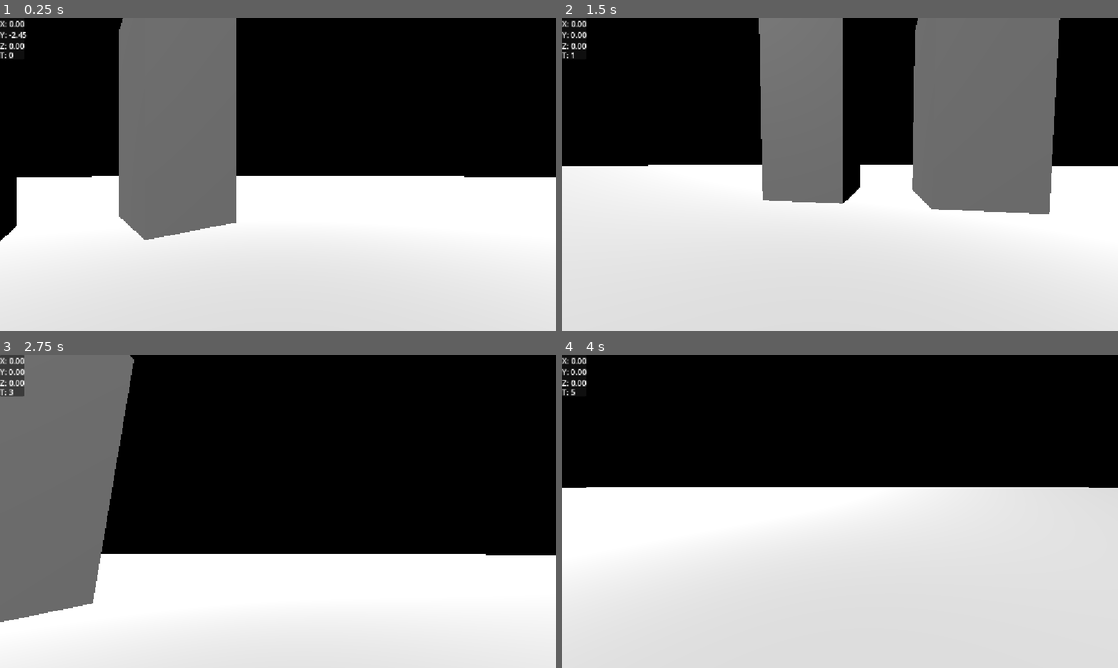
Above: before the commit, frames 1-4 (two rows, left to right).
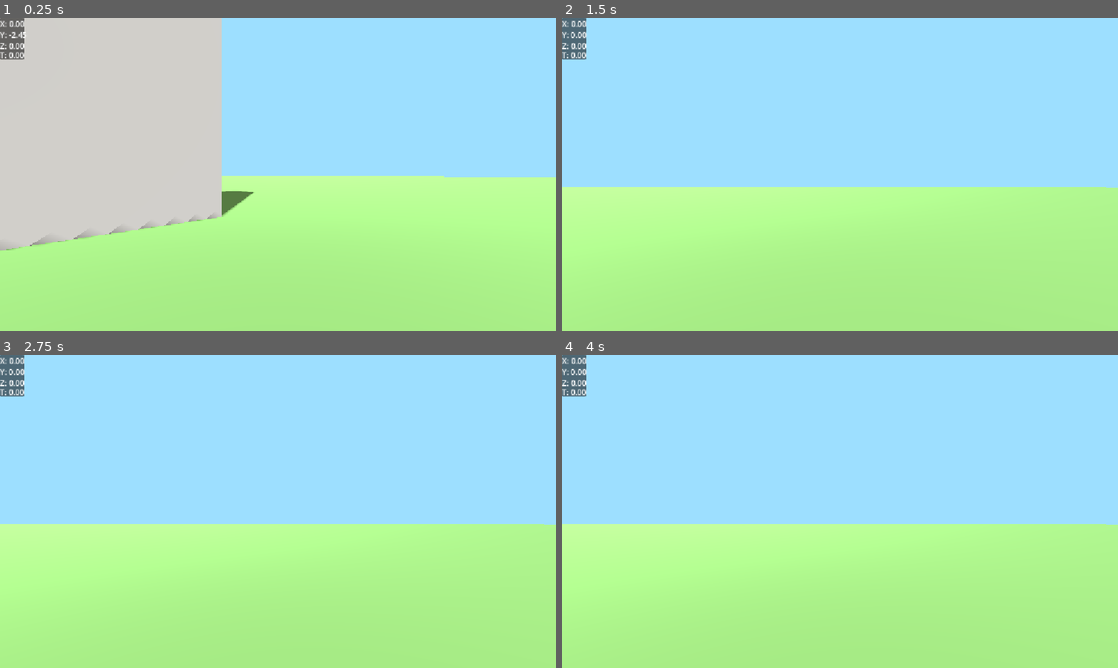
Above: after the commit, the same moments.

Repository: jordkiller1/Byte-You
Game: Godot game, scene res://Scenes/world.tscn
Same seed, same stepped clock (60 frames per second), same inputs: the game is played once before the commit and once after it.
Inputs (mouse positions are in pixels of both pictures, inside the frame that each line leads up to):
- Up to frame 1 (0.25 s): no input
- Up to frame 2 (1.5 s): move the mouse to (867, 174) at 0.52 s; hold Space (jump) 0.53-1.28 s; hold Up (ui_up) from 0.53 s (still down); move the mouse to (812, 174) at 1.27 s; tap Shift (dash) at 1.35 s
- Up to frame 3 (2.75 s): keep holding Up (ui_up); tap Space (jump) at 1.52, 1.55, 1.82 s; move the mouse to (289, 505) at 2.02 s; hold Space (jump) from 2.03 s (still down)
- Up to frame 4 (4 s): keep holding Up (ui_up); tap Enter at 2.75 s; move the mouse to (834, 517) at 2.77 s; release Space (jump) at 2.78 s; tap Shift (dash) at 2.85 s; tap Space (jump) at 3.02, 3.05, 3.32 s; move the mouse to (878, 514) at 3.52 s; hold Space (jump) from 3.53 s (still down)

The runs differ from the first frame. In frame 1, 100% of the frame differs, in the area x 0-100%, y 0-100%; in frame 2, 100%; in frame 3, 100%; in frame 4, 100%.

Commit message:
Several visual changes
sky is sky coloured
ambient light set to a nice white sun colour
pillars now have gray textures
floor is grassy green coloured now
everything has shadows now
reduced player vision to 1000meters
camera only moves when cursor is captured... down arrow to capture and up arrow to free it again
removed unused timer code

Diff:
--- a/BasicStuff/Scenes/menu.tscn
+++ b/BasicStuff/Scenes/_red_menu.tscn
@@ -1,8 +1,8 @@
 [gd_scene format=3 uid="uid://2jeulc8sb2c1"]
 
-[ext_resource type="Script" uid="uid://iouugna828br" path="res://Scenes/control_menu.gd" id="1_xhh6f"]
-[ext_resource type="Script" uid="uid://csm6bkq3gq80q" path="res://Scenes/Spawner.gd" id="2_cayip"]
-[ext_resource type="PackedScene" uid="uid://bv3fdpw1eu661" path="res://Scenes/player2d.tscn" id="3_cayip"]
+[ext_resource type="Script" uid="uid://iouugna828br" path="res://Scripts/_red_control_menu.gd" id="1_xhh6f"]
+[ext_resource type="Script" uid="uid://csm6bkq3gq80q" path="res://Scripts/_red_Spawner.gd" id="2_cayip"]
+[ext_resource type="PackedScene" uid="uid://bv3fdpw1eu661" path="res://Scenes/_red_player2d.tscn" id="3_cayip"]
 
 [node name="menu" type="Node2D" unique_id=573962582]
 
--- a/BasicStuff/Scenes/player2d.tscn
+++ b/BasicStuff/Scenes/_red_player2d.tscn
@@ -1,6 +1,6 @@
 [gd_scene format=3 uid="uid://bv3fdpw1eu661"]
 
-[ext_resource type="Script" uid="uid://bi14ahvsti6ge" path="res://Scripts/player2d.gd" id="1_7dgno"]
+[ext_resource type="Script" uid="uid://bi14ahvsti6ge" path="res://Scripts/_red_player2d.gd" id="1_7dgno"]
 
 [sub_resource type="RectangleShape2D" id="RectangleShape2D_ktb4s"]
 size = Vector2(105, 119)
--- a/BasicStuff/Scenes/player.tscn
+++ b/BasicStuff/Scenes/player.tscn
@@ -20,6 +20,8 @@
 [node name="Camera" type="Camera3D" parent="." unique_id=284625075]
 transform = Transform3D(1, 0, 0, 0, 1, 0, 0, 0, 1, 0, 2, 0)
 current = true
+fov = 70.0
+far = 1000.0
 
 [node name="Canvas" type="CanvasLayer" parent="." unique_id=1385323200]
 
@@ -62,3 +64,5 @@
 text = "t: 0.00"
 
 [node name="tmr" type="Timer" parent="." unique_id=48088236]
+
+[node name="Node2D" type="Node2D" parent="." unique_id=1104683114]
--- a/BasicStuff/Scenes/world.tscn
+++ b/BasicStuff/Scenes/world.tscn
@@ -1,18 +1,22 @@
 [gd_scene format=3 uid="uid://j4xq1qx7qupj"]
 
 [ext_resource type="PackedScene" uid="uid://bhvh7ywim0wri" path="res://Scenes/player.tscn" id="1_a02cp"]
+[ext_resource type="Script" uid="uid://bdeq3wey65y2t" path="res://Scripts/world.gd" id="1_go701"]
+[ext_resource type="Material" uid="uid://dlpk2hunqwkps" path="res://Textures/green.tres" id="2_8j60k"]
+[ext_resource type="Material" uid="uid://d1vyrr3jq6fmk" path="res://Textures/gray.tres" id="3_fo5ed"]
 
-[sub_resource type="StandardMaterial3D" id="StandardMaterial3D_ktb4s"]
+[sub_resource type="Environment" id="Environment_1jhxy"]
+background_mode = 1
+background_color = Color(0.6156863, 0.8745098, 1, 1)
+ambient_light_source = 2
+ambient_light_color = Color(0.99607843, 0.98039216, 0.94509804, 1)
 
 [sub_resource type="PlaneMesh" id="PlaneMesh_1jhxy"]
 
 [sub_resource type="ConcavePolygonShape3D" id="ConcavePolygonShape3D_y32ns"]
 data = PackedVector3Array(1, 0, 1, -1, 0, 1, 1, 0, -1, -1, 0, 1, -1, 0, -1, 1, 0, -1)
 
-[sub_resource type="Environment" id="Environment_1jhxy"]
-background_mode = 1
-
-[sub_resource type="BoxMesh" id="BoxMesh_1jhxy"]
+[sub_resource type="BoxMesh" id="BoxMesh_5a7ea"]
 size = Vector3(1, 2.8848267, 1)
 
 [sub_resource type="ConcavePolygonShape3D" id="ConcavePolygonShape3D_a02cp"]
@@ -24,13 +28,34 @@
 [sub_resource type="ConcavePolygonShape3D" id="ConcavePolygonShape3D_5a7ea"]
 data = PackedVector3Array(-0.5, 1.4424, 0.5, 0.5, 1.4424, 0.5, -0.5, -1.4424, 0.5, 0.5, 1.4424, 0.5, 0.5, -1.4424, 0.5, …(608 unchanged characters)…
 
+[sub_resource type="BoxMesh" id="BoxMesh_1jhxy"]
+size = Vector3(1, 2.8848267, 1)
+
+[sub_resource type="BoxMesh" id="BoxMesh_8j60k"]
+size = Vector3(1, 2.8848267, 1)
+
+[sub_resource type="QuadMesh" id="QuadMesh_1jhxy"]
+
 [node name="World" type="Node3D" unique_id=1111246161]
+script = ExtResource("1_go701")
 
 [node name="Environment" type="Node3D" parent="." unique_id=2029800470]
 
+[node name="DirectionalLight3D" type="DirectionalLight3D" parent="Environment" unique_id=1669670796]
+transform = Transform3D(0.7071068, 0.5, -0.5, 0, 0.7071068, 0.7071068, 0.7071068, -0.5, 0.5, 0, 4.2663474, -0.030128479)
+light_bake_mode = 1
+shadow_enabled = true
+shadow_blur = 1.1
+shadow_caster_mask = 4294966783
+directional_shadow_mode = 1
+directional_shadow_max_distance = 1000.0
+
+[node name="WorldEnvironment" type="WorldEnvironment" parent="Environment" unique_id=1547847503]
+environment = SubResource("Environment_1jhxy")
+
 [node name="Floor" type="MeshInstance3D" parent="Environment" unique_id=55571058]
 transform = Transform3D(368.16, 0, 0, 0, 368.16, 0, 0, 0, 368.16, 0, 0, 0)
-material_override = SubResource("StandardMaterial3D_ktb4s")
+material_override = ExtResource("2_8j60k")
 mesh = SubResource("PlaneMesh_1jhxy")
 
 [node name="StaticBody3D" type="StaticBody3D" parent="Environment/Floor" unique_id=1957154041]
@@ -38,15 +63,10 @@
 [node name="CollisionShape3D" type="CollisionShape3D" parent="Environment/Floor/StaticBody3D" unique_id=266625893]
 shape = SubResource("ConcavePolygonShape3D_y32ns")
 
-[node name="WorldEnvironment" type="WorldEnvironment" parent="Environment" unique_id=1547847503]
-environment = SubResource("Environment_1jhxy")
-
-[node name="DirectionalLight3D" type="DirectionalLight3D" parent="Environment" unique_id=1669670796]
-transform = Transform3D(0.70710677, 0.49999997, -0.49999997, 0, 0.70710677, 0.70710677, 0.70710677, -0.49999997, 0.49999997, 0, 4.2663474, -0.030128479)
-
 [node name="randwall1" type="MeshInstance3D" parent="Environment" unique_id=184357649]
-transform = Transform3D(-3.0160854e-07, 0, 4.5679903, 0, 7.042482, 0, -6.8999987, 0, -1.9967318e-07, -4.3768888, 2.743842, -13.511057)
-mesh = SubResource("BoxMesh_1jhxy")
+transform = Transform3D(-2.1855695e-07, 0, 5, 0, 7, 0, -5, 0, -2.1855695e-07, -5, 10, -15)
+material_override = ExtResource("3_fo5ed")
+mesh = SubResource("BoxMesh_5a7ea")
 
 [node name="StaticBody3D" type="StaticBody3D" parent="Environment/randwall1" unique_id=496705615]
 
@@ -54,7 +74,8 @@
 shape = SubResource("ConcavePolygonShape3D_a02cp")
 
 [node name="randwall2" type="MeshInstance3D" parent="Environment" unique_id=1348692659]
-transform = Transform3D(-3.0160857e-07, 0, 4.363296, 0, 6.3457975, 0, -6.899999, 0, -1.9072573e-07, 4.22009, 2.7446775, -13.133164)
+transform = Transform3D(-2.1855695e-07, 0, 5, 0, 7, 0, -5, 0, -2.1855695e-07, 5, 10, -15)
+material_override = ExtResource("3_fo5ed")
 mesh = SubResource("BoxMesh_go701")
 
 [node name="StaticBody3D" type="StaticBody3D" parent="Environment/randwall2" unique_id=2144375011]
@@ -62,5 +83,30 @@
 [node name="CollisionShape3D" type="CollisionShape3D" parent="Environment/randwall2/StaticBody3D" unique_id=284697503]
 shape = SubResource("ConcavePolygonShape3D_5a7ea")
 
+[node name="randwall3" type="MeshInstance3D" parent="Environment" unique_id=1213514030]
+transform = Transform3D(-3.016085e-07, 1.8227284, 4.4123397, 0, 6.802515, -1.1822829, -6.8999987, -7.967399e-08, -1.928695e-07, -12.930283, 2.743842, -13.511057)
+material_override = ExtResource("3_fo5ed")
+mesh = SubResource("BoxMesh_1jhxy")
+
+[node name="StaticBody3D" type="StaticBody3D" parent="Environment/randwall3" unique_id=1330504396]
+
+[node name="CollisionShape3D" type="CollisionShape3D" parent="Environment/randwall3/StaticBody3D" unique_id=270214762]
+shape = SubResource("ConcavePolygonShape3D_a02cp")
+
+[node name="randwall4" type="MeshInstance3D" parent="Environment" unique_id=1894083660]
+transform = Transform3D(-3.016085e-07, 6.802515, 1.182283, 0, 1.8227286, -4.4123397, -6.8999987, -2.9734738e-07, -5.1679233e-08, -31.93461, 2.743842, -13.511057)
+material_override = ExtResource("3_fo5ed")
+mesh = SubResource("BoxMesh_8j60k")
+
+[node name="StaticBody3D" type="StaticBody3D" parent="Environment/randwall4" unique_id=336965405]
+
+[node name="CollisionShape3D" type="CollisionShape3D" parent="Environment/randwall4/StaticBody3D" unique_id=1434641868]
+shape = SubResource("ConcavePolygonShape3D_a02cp")
+
+[node name="MeshInstance3D" type="MeshInstance3D" parent="Environment" unique_id=1135353265]
+transform = Transform3D(5, 0, 0, 0, 20, 0, 0, 0, 5, 0, 10, -12.5)
+material_override = ExtResource("3_fo5ed")
+mesh = SubResource("QuadMesh_1jhxy")
+
 [node name="Player" parent="." unique_id=870698345 instance=ExtResource("1_a02cp")]
 transform = Transform3D(0.70710677, 0, -0.70710677, 0, 1, 0, 0.70710677, 0, 0.70710677, 0, 1, 0)
--- a/BasicStuff/Scripts/player.gd
+++ b/BasicStuff/Scripts/player.gd
@@ -2,36 +2,36 @@
 
 var speed = 7
 var friction = 0.85
-var time = 0
 
 func _ready() -> void:
 	Input.mouse_mode = Input.MOUSE_MODE_CAPTURED
-	if not $tmr.is_stopped():
-		$tmr.stop()
 
 
 func _input(event: InputEvent) -> void:
+#--------
 	if event.is_action_pressed("esc"):
 		get_tree().quit()
-
-	if event is InputEventMouseMotion:
+#--------
+	if event.is_action("ui_up"):
+		Input.mouse_mode = Input.MOUSE_MODE_VISIBLE
+	if event.is_action("ui_down"):
+		Input.mouse_mode = Input.MOUSE_MODE_CAPTURED
+#--------
+	if event is InputEventMouseMotion and Input.mouse_mode == Input.MOUSE_MODE_CAPTURED:
 		rotation_degrees.y -= event.relative.x
 		$Camera.rotation_degrees.x -= event.relative.y
 		if $Camera.rotation_degrees.x > 90:
 			$Camera.rotation_degrees.x = 90
 		if $Camera.rotation_degrees.x < -90:
 			$Camera.rotation_degrees.x = -90
+#--------
 	if event.is_action_pressed("jump"):
-		if $tmr.is_stopped():
-			$tmr.start()
-			time += 1
-		else:
-			$tmr.stop()
 		if is_on_floor():
 			velocity.y = 4.5
 		if is_on_wall_only():
 			velocity = get_wall_normal() * 14
 			velocity.y = 7
+#--------
 	if event.is_action_pressed("dash"):
 		velocity.x *= speed
 		velocity.z *= speed
@@ -63,4 +63,4 @@
 	$Canvas/Ctrl/pnl/lblX.text = "X: " + str("%.2f" % velocity.x)
 	$Canvas/Ctrl/pnl/lblY.text = "Y: " + str("%.2f" % velocity.y)
 	$Canvas/Ctrl/pnl/lblZ.text = "Z: " + str("%.2f" % velocity.z)
-	$Canvas/Ctrl/pnl/lbltmr.text = "T: " + str(time)
+	$Canvas/Ctrl/pnl/lbltmr.text = "T: " + "0.00"
--- /dev/null
+++ b/BasicStuff/Scripts/world.gd
@@ -0,0 +1,8 @@
+extends Node3D
+
+func _ready() -> void:
+
+	pass
+
+func _process(delta: float) -> void:
+	pass
--- /dev/null
+++ b/BasicStuff/Textures/gray.tres
@@ -0,0 +1,4 @@
+[gd_resource type="StandardMaterial3D" format=3 uid="uid://d1vyrr3jq6fmk"]
+
+[resource]
+albedo_color = Color(0.4661808, 0.46618086, 0.46618068, 1)
--- /dev/null
+++ b/BasicStuff/Textures/green.tres
@@ -0,0 +1,4 @@
+[gd_resource type="StandardMaterial3D" format=3 uid="uid://dlpk2hunqwkps"]
+
+[resource]
+albedo_color = Color(0.3372549, 0.49019608, 0.27450982, 1)
Renamed: BasicStuff/Scripts/NetworkController.gd -> BasicStuff/Scripts/_red_NetworkController.gd
Renamed: BasicStuff/Scripts/NetworkController.gd.uid -> BasicStuff/Scripts/_red_NetworkController.gd.uid
Renamed: BasicStuff/Scenes/Spawner.gd -> BasicStuff/Scripts/_red_Spawner.gd
Renamed: BasicStuff/Scenes/Spawner.gd.uid -> BasicStuff/Scripts/_red_Spawner.gd.uid
Renamed: BasicStuff/Scenes/control_menu.gd -> BasicStuff/Scripts/_red_control_menu.gd
Renamed: BasicStuff/Scenes/control_menu.gd.uid -> BasicStuff/Scripts/_red_control_menu.gd.uid
Renamed: BasicStuff/Scripts/player2d.gd -> BasicStuff/Scripts/_red_player2d.gd
Renamed: BasicStuff/Scripts/player2d.gd.uid -> BasicStuff/Scripts/_red_player2d.gd.uid
Empty file removed: BasicStuff/Scripts/menu.gd
Not shown, removed: BasicStuff/Scripts/menu.gd.uid
Not shown, added: BasicStuff/Scripts/world.gd.uid
Not shown, added: BasicStuff/Textures/Wood-Dark.png.import
(and 2 more such lines)
